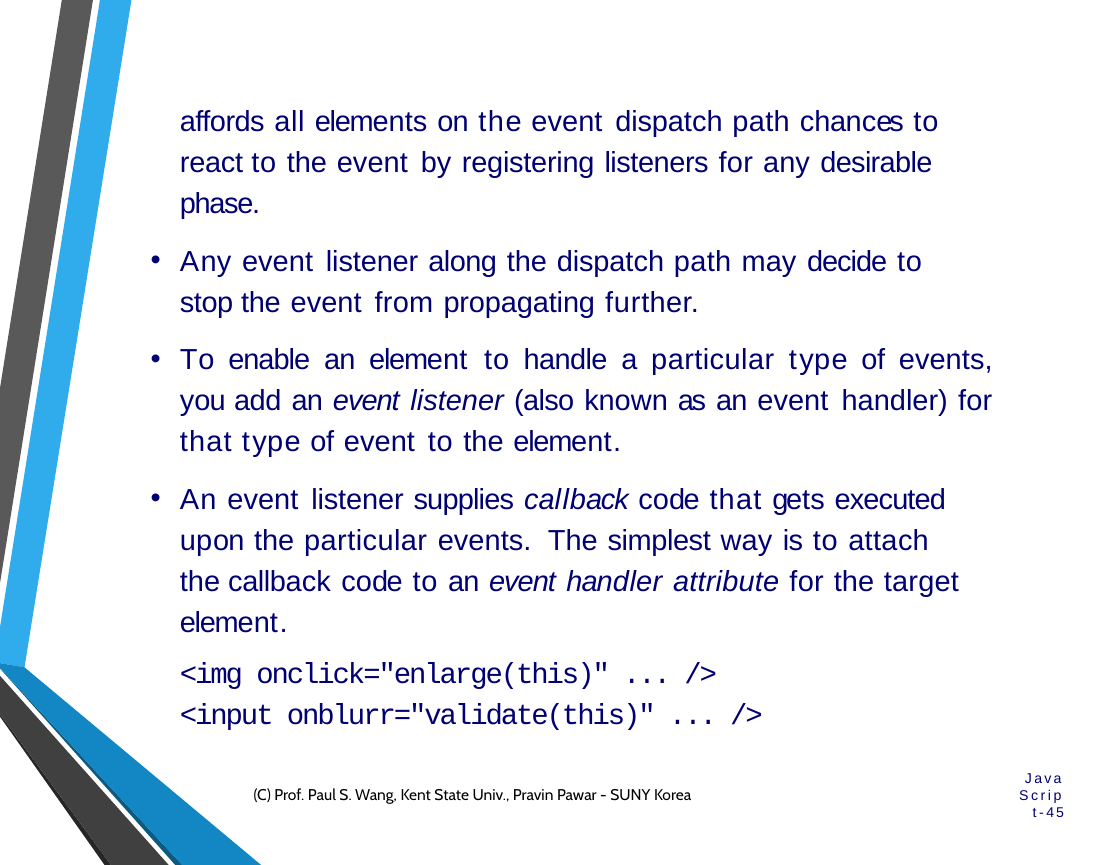
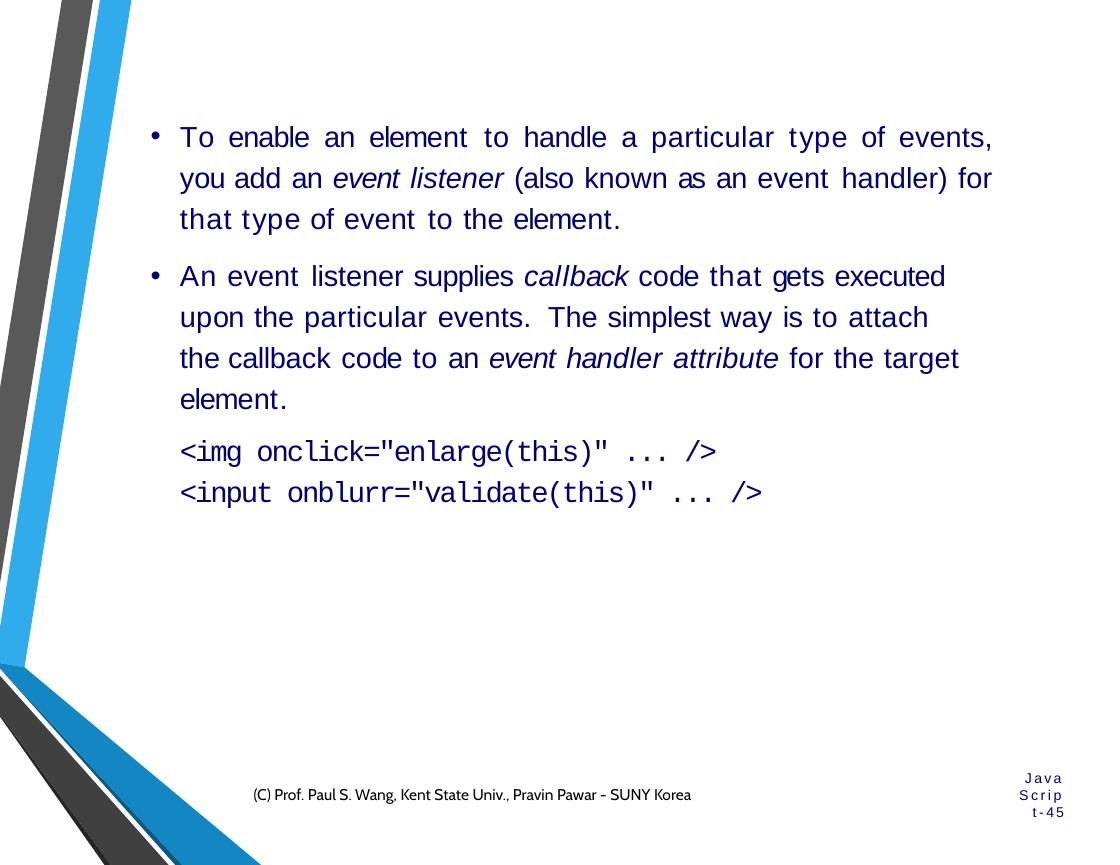
Before and after one commit to ppawar/ppawar.github.io, a slide deck: slide 45 of Fall2019/CSE102-F19/lectures/CSE102_Lec7 - Javascript.pptx. Drawn at 1120x865 pixels with LibreOffice and Linux fonts; fonts in the diff are those of the drawing; background and template pictures are left out. Boxes give left, top, right and bottom in pixels: in the first picture for what was removed or moved away, otherwise in the second. Text is boxed around its words. In the diff, an @@ line names an element or a change of style, - is before the commit and + after.

```diff
--- a/Fall2019/CSE102-F19/lectures/CSE102_Lec7 - Javascript.pptx
+++ b/Fall2019/CSE102-F19/lectures/CSE102_Lec7 - Javascript.pptx
@@ text at (180, 110, 938, 317): paragraphs removed @@
-affords all elements on the event dispatch path chances to react to the event by registering listeners for any desirable phase.
-• Any event listener along the dispatch path may decide to stop the event from propagating further.
```
Also in this commit, not shown: 5 other slides changed, 1 slide added, 1 slide removed.
